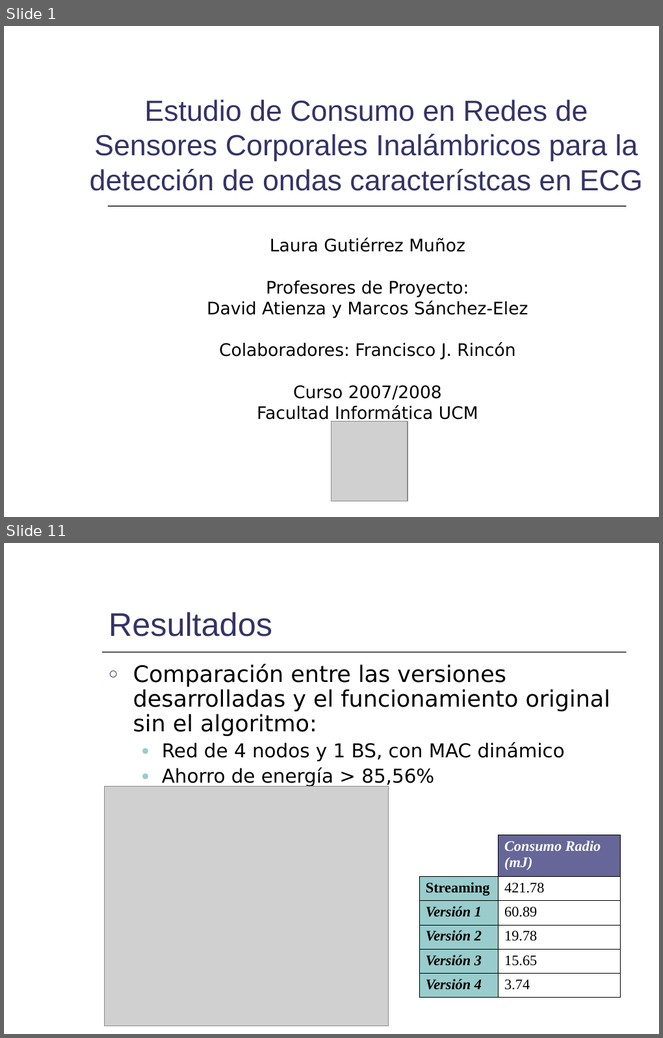
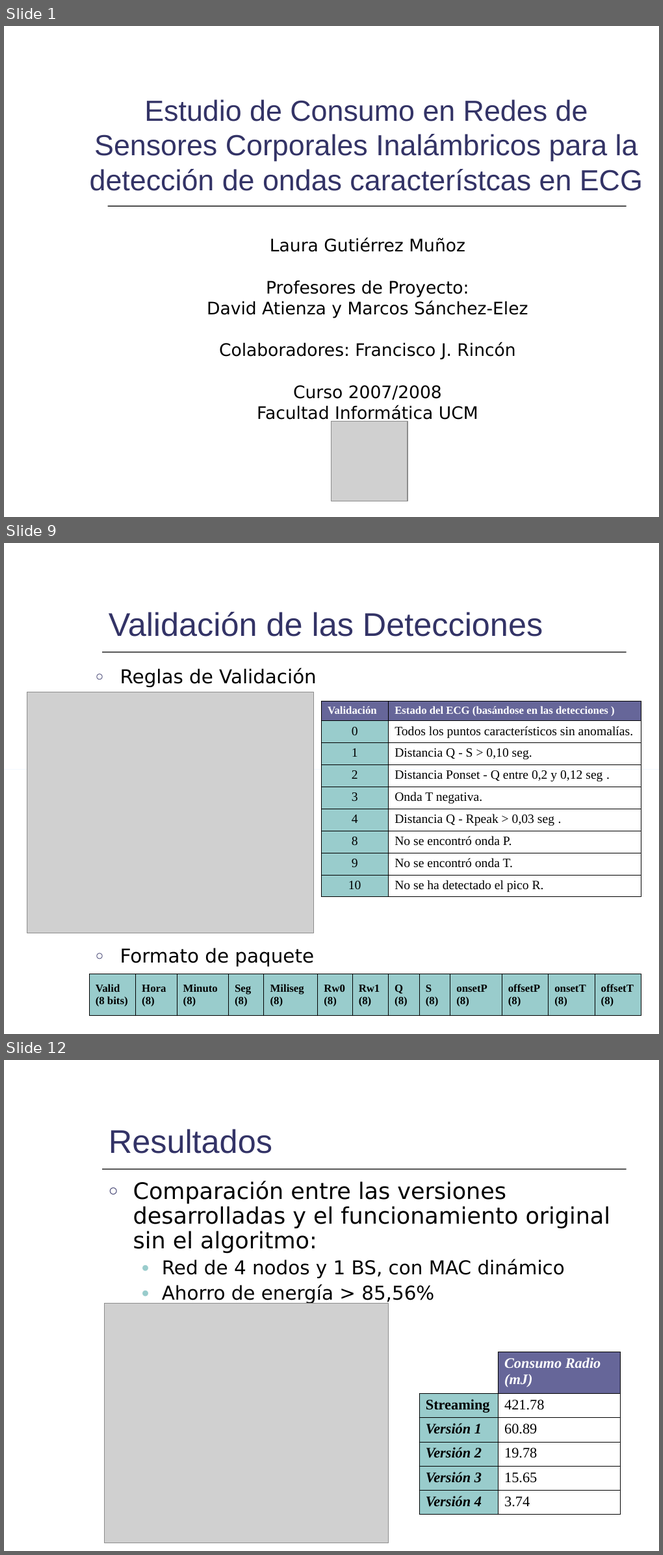
Before and after one commit to mmja/redsensores, a slide deck: Memoria/Consumo.ppt. Shown one above the other, each under a label of ours: slides 1 and 11 before the commit, slides 1, 9 and 12 after it; the slides between them are not shown. The pictures are 663x1038 and 663x1555 pixels, drawn with LibreOffice and Linux fonts; fonts in the diff are those of the drawing; grey boxes stand for pictures. Boxes give left, top, right and bottom in pixels: in the first picture for what was removed or moved away, otherwise in the second. Text is boxed around its words. In the diff, an @@ line names an element or a change of style, - is before the commit and + after.

```diff
--- a/Memoria/Consumo.ppt
+++ b/Memoria/Consumo.ppt
@@ slide 9 added at (4,543,659,1034), background #FFFFFF; not listed: 3 template elements that a slide beside it also shows @@
@@ title added at (109,612,543,637), 36 pt, text #333366 @@
+Validación de las Detecciones
@@ text added at (120,668,317,967), 21 pt, text #000000 @@
+○ Reglas de Validación
+○ Formato de paquete
@@ picture added at (27,692,313,933) @@
@@ table added at (321,701,641,895), 9 rows, 2 columns @@
+Validación | Estado del ECG (basándose en las detecciones )
+0 | Todos los puntos característicos sin anomalías.
+1 | Distancia Q - S > 0,10 seg.
+2 | Distancia Ponset - Q entre 0,2 y 0,12 seg .
+3 | Onda T negativa.
+4 | Distancia Q - Rpeak > 0,03 seg .
+8 | No se encontró onda P.
+9 | No se encontró onda T.
+10 | No se ha detectado el pico R.
@@ rectangle added at (4,770,659,770), fill #99CCFF @@
@@ table added at (89,975,642,1016), 1 rows, 13 columns @@
+Valid / (8 bits) | Hora / (8) | Minuto / (8) | Seg / (8) | Miliseg / (8) | Rw0 / (8) | Rw1 / (8) | Q / (8) | S / (8) | onsetP / (8) | offsetP / (8) | onsetT / (8) | offsetT / (8)
@@ what was slide 11 is now slide 12 @@
```
Also in this commit, not shown: 6 slides changed, 5 other slides added, 4 slides removed.
